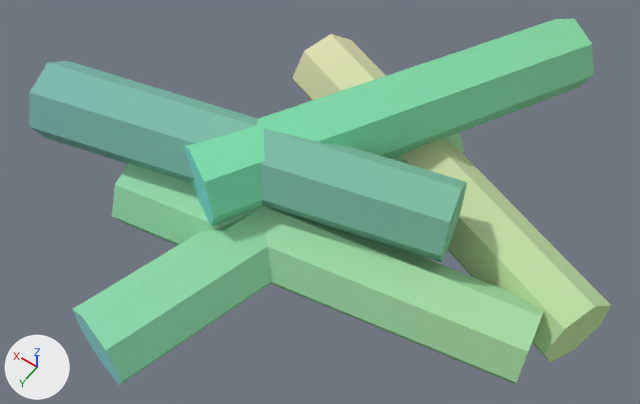
Two versions of the glTF model assets/kit/scroll_pile.glb, one commit apart.
Both versions are drawn from a camera (50 mm lens) standing at (-0.236, 0.344, 0.574) and looking at (0.003, 0.009, 0.047). The axes (+X, +Y, +Z) are drawn at lower left. The lights are the same throughout. The first picture is the older version. Where no turn or scale is listed for an object, it has been applied to the vertices. Vertices at exactly the same position are counted once.

Names of what the first picture shows: 'scroll', 'scroll.001', 'scroll.002', 'scroll.003', 'scroll.004'.
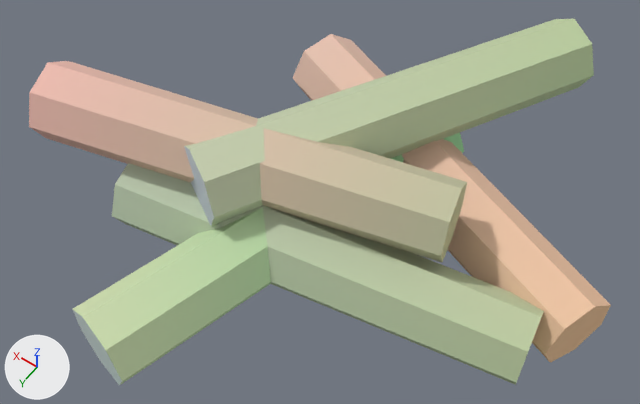
Diff of the bpy script that builds the scene:
```diff
--- a/assets/kit/scroll_pile.glb.py
+++ b/assets/kit/scroll_pile.glb.py
@@ me_scroll @@
 me_scroll.from_pydata(...)  # 14 vertices, 24 faces; spans x -0.159..0.161, y -0.085..0.086, z -0.031..0.031
+# me_scroll part 1: 19 faces centred in x -0.156..0.06, y -0.046..0.071, z -0.028..0.028 are repainted in the vertex colours; the middle colour goes from green #c6f1bd to beige #fcd5bd
 me_scroll.materials.append(mat_m_wax)
@@ me_scroll_001 @@
 me_scroll_001.from_pydata(...)  # 14 vertices, 24 faces; spans x -0.072..0.071, y -0.161..0.163, z -0.031..0.031
+# me_scroll_001 part 2: 19 faces centred in x -0.056..0.041, y -0.16..0.059, z -0.028..0.028 are repainted in the vertex colours; the middle colour goes from green #abefbd to green #aeeebd
+# me_scroll_001 part 3: 5 faces centred in x 0.02..0.064, y 0.148..0.161, z -0.01..0.023 are repainted in the vertex colours; the middle colour goes from cyan #97f2ff to pale blue #dcf2ff
 me_scroll_001.materials.append(mat_m_wax)
@@ me_scroll_002 @@
 me_scroll_002.from_pydata(...)  # 14 vertices, 24 faces; spans x -0.163..0.163, y -0.053..0.058, z -0.031..0.031
+# me_scroll_002 part 4: 7 faces centred in x -0.057..-0.048, y -0.036..0.018, z -0.026..0.028 are repainted in the vertex colours; the middle colour goes from green #acf0bd to pale green #caddbd
+# me_scroll_002 part 5: 7 faces centred in x 0.048..0.057, y -0.019..0.036, z -0.028..0.027 are repainted in the vertex colours; the middle colour goes from green #a5f3ce to pale green #c9ddce
 me_scroll_002.materials.append(mat_m_wax)
@@ me_scroll_003 @@
 me_scroll_003.from_pydata(...)  # 14 vertices, 24 faces; spans x -0.163..0.162, y -0.064..0.069, z -0.031..0.031
+# me_scroll_003 part 6: 7 faces centred in x -0.058..-0.045, y -0.04..0.013, z -0.026..0.028 are repainted in the vertex colours; the middle colour goes from cyan #86cebd to pale yellow #d1d5bd
+# me_scroll_003 part 7: 7 faces centred in x 0.045..0.059, y -0.015..0.039, z -0.028..0.027 are repainted in the vertex colours; the middle colour goes from cyan #86cece to pink #fecece
+# me_scroll_003 part 8: 2 faces centred in x -0.159, y -0.024, z -0.018..-0.002 are repainted in the vertex colours; the middle colour goes from green #86ceb2 to green #d0d5b2
+# me_scroll_003 part 9: 3 faces centred in x -0.154..-0.151, y -0.058..-0.043, z -0.01..0.022 are repainted in the vertex colours; the middle colour goes from green #86d0b2 to yellow #d1d5b2
 me_scroll_003.materials.append(mat_m_wax)
@@ me_scroll_004 @@
 me_scroll_004.from_pydata(...)  # 14 vertices, 24 faces; spans x -0.104..0.103, y -0.153..0.156, z -0.031..0.031
+# me_scroll_004 part 10: 14 faces centred in x -0.049..0.051, y -0.06..0.06, z -0.028..0.028 are repainted in the vertex colours; the middle colour goes from green #8aefc6 to pale green #cfe2c6
+# me_scroll_004 part 11: 5 faces centred in x 0.056..0.096, y 0.13..0.152, z -0.01..0.023 are repainted in the vertex colours; the middle colour goes from cyan #86f6ff to blue #d3e2ff
 me_scroll_004.materials.append(mat_m_wax)
```

Where the change shows, as pixel boxes (x1, y1, x2, y2) in the pictures (640 x 404 px):
part 1 of me_scroll, recoloured (green to beige): (293, 34, 611, 363) in both
part 2 of me_scroll_001, recoloured: (73, 133, 464, 385) in both
part 3 of me_scroll_001, recoloured (cyan to pale blue): (72, 309, 122, 385) in both
part 4 of me_scroll_002, recoloured (green to pale green): (119, 186, 544, 385) in both
part 5 of me_scroll_002, recoloured: (112, 163, 534, 381) in both
part 6 of me_scroll_003, recoloured: (32, 62, 467, 262) in both
part 7 of me_scroll_003, recoloured: (29, 61, 459, 262) in both
part 8 of me_scroll_003, recoloured: (441, 224, 452, 262) in both
part 9 of me_scroll_003, recoloured (green to yellow): (450, 183, 467, 239) in both
part 10 of me_scroll_004, recoloured (green to pale green): (185, 19, 594, 226) in both
part 11 of me_scroll_004, recoloured: (184, 146, 214, 225) in both
